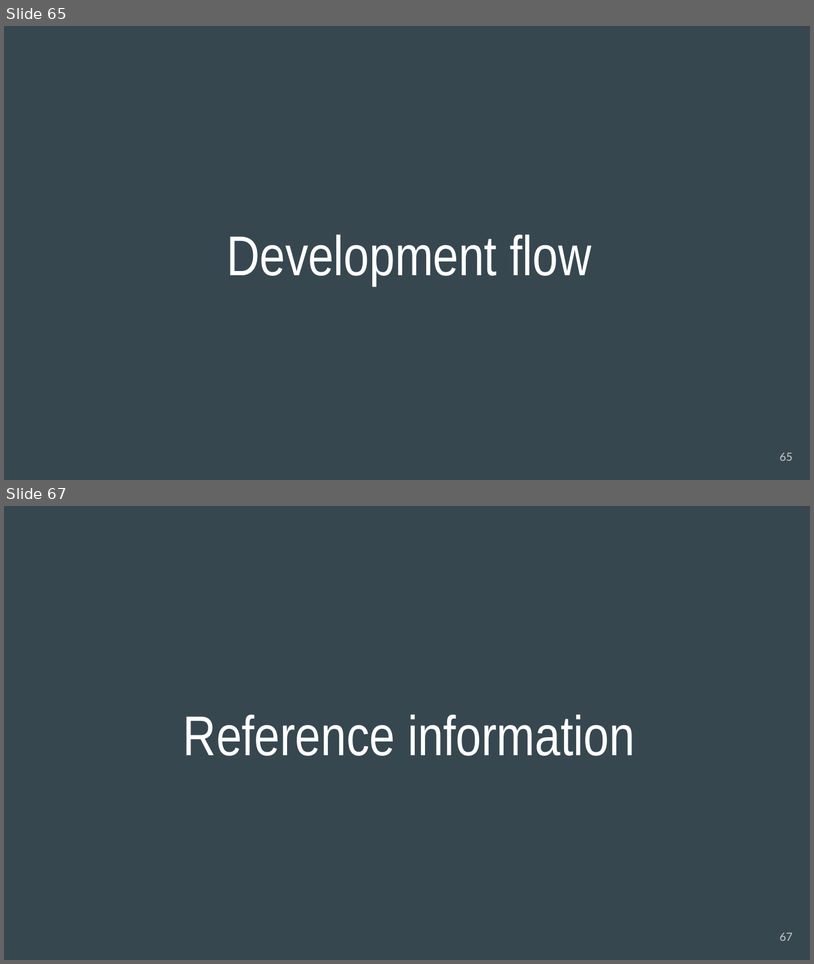
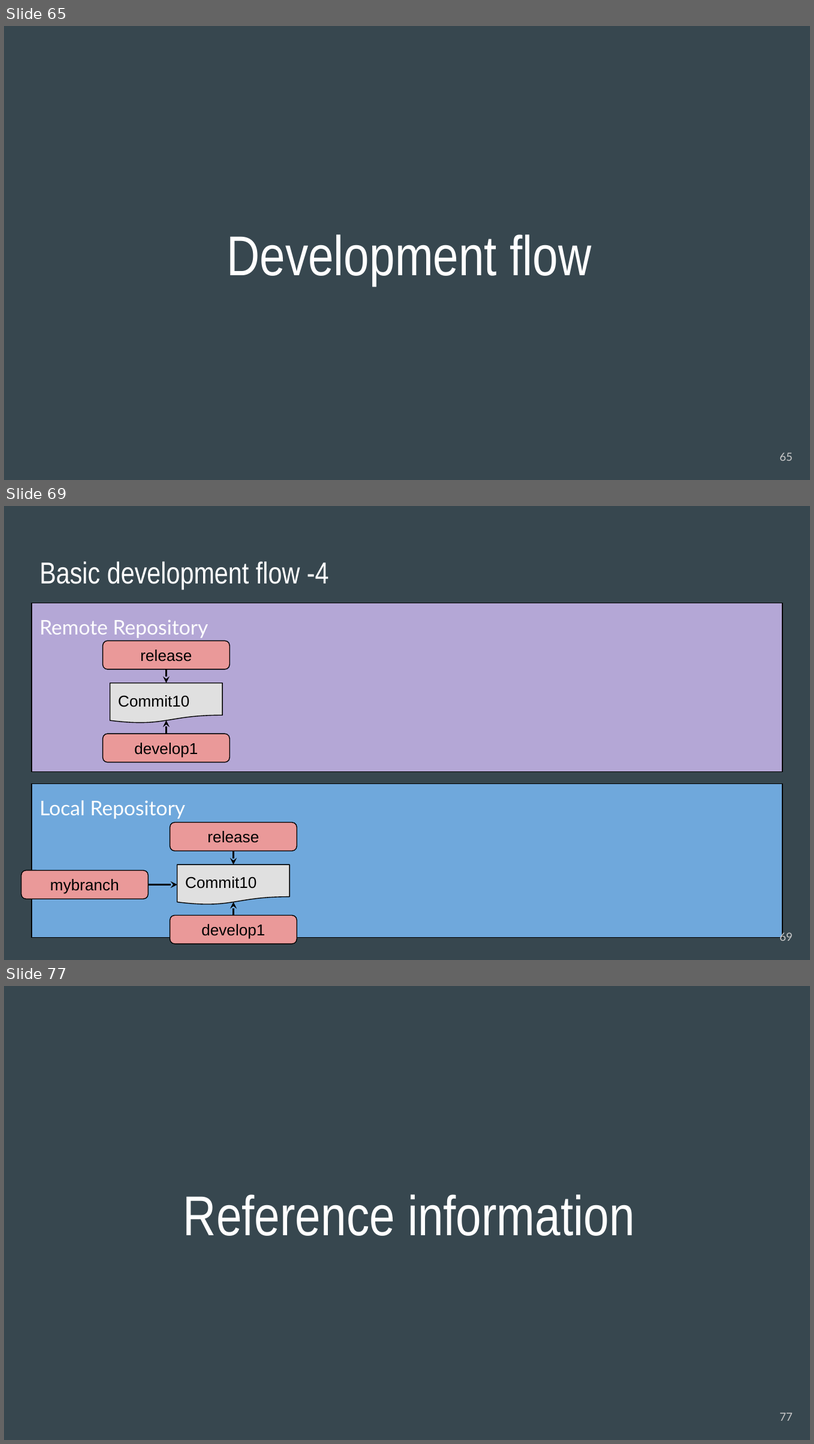
Before and after one commit to acchi17/StudyGit, a slide deck: GitStudySession.pptx. Shown one above the other, each under a label of ours: slides 65 and 67 before the commit, slides 65, 69 and 77 after it; the slides between them are not shown. The pictures are 814x964 and 814x1444 pixels, drawn with LibreOffice and Linux fonts; fonts in the diff are those of the drawing. Boxes give left, top, right and bottom in pixels: in the first picture for what was removed or moved away, otherwise in the second. Text is boxed around its words. In the diff, an @@ line names an element or a change of style, - is before the commit and + after.

```diff
--- a/GitStudySession.pptx
+++ b/GitStudySession.pptx
@@ slide 69 added at (4,506,810,960), background #37474F @@
@@ title added at (39,561,329,589), 27 pt, text #FFFFFF @@
+Basic development flow -4
@@ text added at (32,603,783,771), fill #B4A7D6, outline #000000 0.75 pt, 18 pt, text #FFFFFF @@
+Remote Repository
@@ rounded rectangle added at (103,640,230,669), fill #EA9999, outline #000000 0.75 pt, 14 pt, text #000000 @@
+release
@@ flow chart document added at (110,682,222,723), fill #E0E0E0, outline #000000 0.75 pt, 14 pt, text #000000 @@
+Commit10
@@ arrow added from (166, 669) to (166, 682), #000000 1.5 pt @@
@@ arrow added from (166, 733) to (166, 721), #000000 1.5 pt @@
@@ rounded rectangle added at (103,733,230,762), fill #EA9999, outline #000000 0.75 pt, 14 pt, text #000000 @@
+develop1
@@ text added at (32,783,783,937), fill #6FA8DC, outline #000000 0.75 pt, 18 pt, text #FFFFFF @@
+Local Repository
@@ rounded rectangle added at (170,822,297,850), fill #EA9999, outline #000000 0.75 pt, 14 pt, text #000000 @@
+release
@@ flow chart document added at (177,864,290,904), fill #E0E0E0, outline #000000 0.75 pt, 14 pt, text #000000 @@
+Commit10
@@ arrow added from (234, 850) to (234, 864), #000000 1.5 pt @@
@@ rounded rectangle added at (21,870,147,898), fill #EA9999, outline #000000 0.75 pt, 14 pt, text #000000 @@
+mybranch
@@ arrow added from (149, 884) to (177, 884), #000000 1.5 pt @@
@@ rounded rectangle added at (170,915,297,943), fill #EA9999, outline #000000 0.75 pt, 14 pt, text #000000 @@
+develop1
@@ arrow added from (234, 915) to (234, 902), #000000 1.5 pt @@
@@ page number added at (780,931,793,940), 10 pt, text #CACACA @@
+69
@@ what was slide 67 is now slide 77 @@
@@ page number at (780,1412,793,1420): text changed @@
-67
+77
```
Also in this commit, not shown: 3 slides changed, 9 other slides added.
